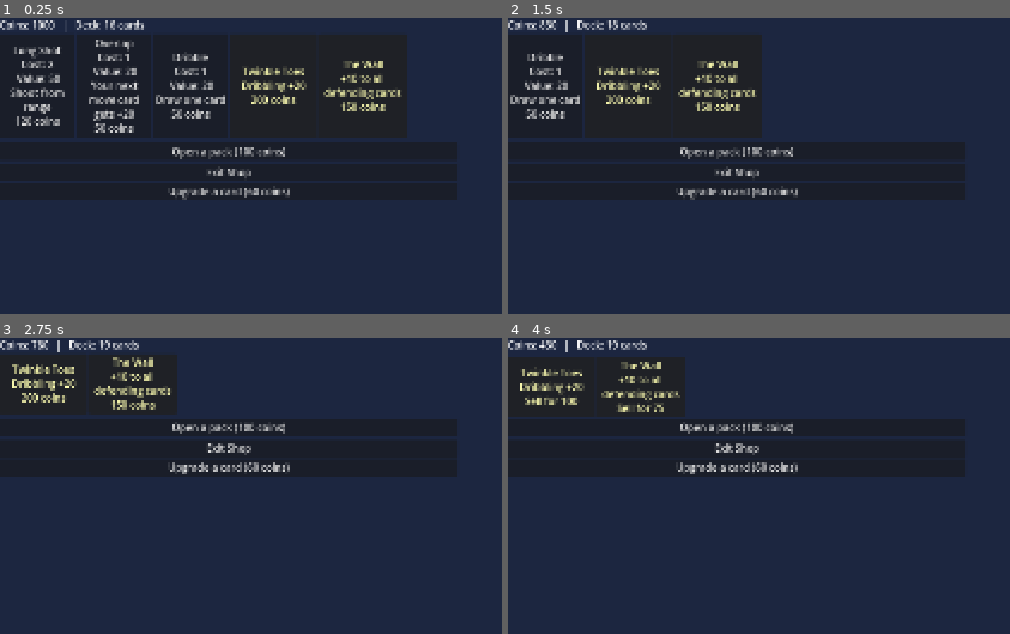
Above: before the commit, frames 1-4 (two rows, left to right).
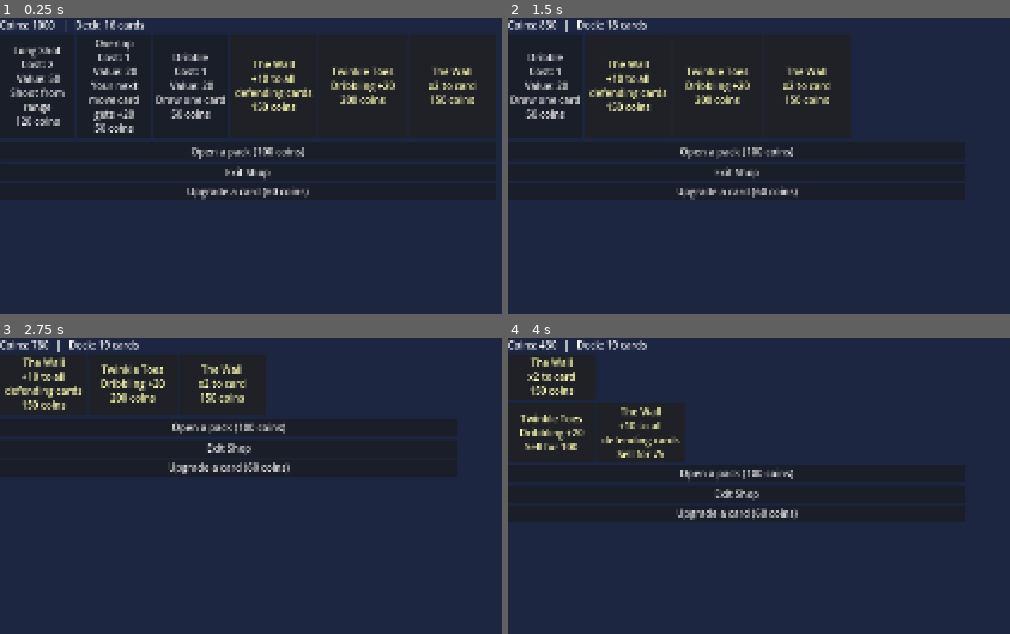
Above: after the commit, the same moments.

Repository: pauleverton/card-collection-test
Game: Godot game, scene res://Scenes/shop_screen.tscn
The game is run twice, just before and just after one commit, with the same random seed, the same clock (stepped at 60 frames per second) and the same inputs. This scene is started directly instead of the project's main scene.
Inputs:
- Up to frame 1 (0.25 s): no input
- Up to frame 2 (1.5 s): click "Overlap Cost: 1 Value: 20 You…" at 0.5 s; click "Long Shot Cost: 2 Value: 50 S…" at 1.25 s
- Up to frame 3 (2.75 s): click "Dribble Cost: 1 Value: 20 Dra…" at 2 s
- Up to frame 4 (4 s): click "Twinkle Toes Dribbling +20 20…" at 2.75 s; click "The Wall +10 to all defending…" at 3.5 s

The runs differ from the first frame. In frame 1, 9.8% of the frame differs, in the area x 33-99%, y 5-62%; in frame 2, 8.7%; in frame 3, 6.2%; in frame 4, 7.6%.

Commit message:
Multiplier added

Diff:
--- /dev/null
+++ b/Resources/Players/test_mult.tres
@@ -0,0 +1,12 @@
+[gd_resource type="Resource" script_class="PlayerCard" format=3 uid="uid://lpxgbgko1m27"]
+
+[ext_resource type="Script" uid="uid://b8dxl7yvw3hj" path="res://Scripts/player_card.gd" id="1_kgfb6"]
+
+[resource]
+script = ExtResource("1_kgfb6")
+display_name = "The Wall"
+description = "x2 to card"
+boosts_type = "defending"
+multiplier = 2.0
+multiplies = "card"
+metadata/_custom_type_script = "uid://b8dxl7yvw3hj"
--- a/Resources/Players/the_wall.tres
+++ b/Resources/Players/the_wall.tres
@@ -7,4 +7,5 @@
 display_name = "The Wall"
 description = "+10 to all defending cards"
 boosts_type = "defending"
+bonus = 10
 metadata/_custom_type_script = "uid://b8dxl7yvw3hj"
--- a/Scripts/match_rules.gd
+++ b/Scripts/match_rules.gd
@@ -117,7 +117,9 @@
 	return _odds_to_beat(quality, _our_keeper_pile, OUR_KEEPER_DECK)
 
 func power_of(card: ActionCard) -> int:
-	return card.base_value + next_bonus + RunState.squad_bonus(card)
+	var value := card.base_value * RunState.squad_multiplier(card, "card")
+	var total := (value + next_bonus + RunState.squad_bonus(card)) * RunState.squad_multiplier(card, "total")
+	return roundi(total)
 
 ## Can this card be played in the current possession?
 func is_right_phase(card: ActionCard) -> bool:
--- a/Scripts/match_screen.gd
+++ b/Scripts/match_screen.gd
@@ -49,9 +49,8 @@
 	## Squad players who boost this card react one after another.
 	var delay := 0.0
 	for ui in squad_bar.get_children():
-		var bonus: int = ui.player.bonus_for(card)
-		if bonus > 0:
-			ui.react(bonus, delay)
+		if ui.player.affects(card):
+			ui.react(ui.player.effect_label(), delay)
 			delay += 0.25
 	_after_action(events)
 
--- a/Scripts/player_card.gd
+++ b/Scripts/player_card.gd
@@ -4,18 +4,38 @@
 
 @export var display_name: String = ""
 @export_multiline var description: String = ""
-@export_enum("common","uncommon","rare","special") var rarity:String="common"
+@export_enum("common","uncommon","rare","special") var rarity: String = "common"
 @export var boosts_type: String = "any"
 @export var boosts_tags: String = "any"
-@export var bonus: int = 10
+@export var bonus: int = 0
+@export var multiplier: float = 1.0
+## "card" = multiplies only the card's own value; "total" = multiplies everything, bonuses included.
+@export_enum("card", "total") var multiplies: String = "total"
+
+## Does this player care about this card at all? (type and tag filters)
+func applies_to(card: ActionCard) -> bool:
+	if boosts_type != "any" and card.card_type != boosts_type:
+		return false
+	if boosts_tags != "any" and card.tag != boosts_tags:
+		return false
+	return true
 
 ## How much this player adds to a given card.
 func bonus_for(card: ActionCard) -> int:
-	if boosts_type != "any" and card.card_type != boosts_type:
-		return 0
-	if boosts_tags != "any" and card.tag != boosts_tags:
-		return 0
-	return bonus
+	return bonus if applies_to(card) else 0
+
+## True if this player changes this card in any way (bonus or multiplier).
+func affects(card: ActionCard) -> bool:
+	return applies_to(card) and (bonus != 0 or multiplier != 1.0)
+
+## Short text for the reaction pop-up, e.g. "+10", "×2" or "+10 ×1.5".
+func effect_label() -> String:
+	var parts: PackedStringArray = []
+	if bonus != 0:
+		parts.append("+%d" % bonus)
+	if multiplier != 1.0:
+		parts.append("×" + String.num(multiplier))
+	return " ".join(parts)
 
 ## Dropdowns built from the same lists as the cards, plus "any".
 func _validate_property(property: Dictionary) -> void:
--- a/Scripts/player_card_view.gd
+++ b/Scripts/player_card_view.gd
@@ -16,11 +16,11 @@
 
 
 ## Pop + wiggle, then float the bonus number. `delay` lets several players go in turn.
-func react(amount: int, delay: float) -> void:
+func react(label_text: String, delay: float) -> void:
 	pivot_offset = size / 2                     ## grow/rotate from the centre, not the top-left
 	var t := create_tween()
 	t.tween_interval(delay)                     ## wait for our turn
-	t.tween_callback(_float_number.bind(amount))
+	t.tween_callback(_float_number.bind(label_text))
 	t.tween_property(self, "scale", Vector2(1.2, 1.2), 0.1) \
 			.set_trans(Tween.TRANS_BACK).set_ease(Tween.EASE_OUT)
 	t.tween_property(self, "rotation_degrees", 6.0, 0.06)
@@ -28,9 +28,9 @@
 	t.tween_property(self, "rotation_degrees", 0.0, 0.06)
 	t.parallel().tween_property(self, "scale", Vector2.ONE, 0.15)
 
-func _float_number(amount: int) -> void:
+func _float_number(label_text: String) -> void:
 	var label := Label.new()
-	label.text = "+%d" % amount
+	label.text = label_text
 	label.add_theme_font_size_override("font_size", 40)
 	label.add_theme_color_override("font_color", Color(0.4, 1.0, 0.4))
 	label.position = Vector2(size.x / 2 - 20, -20)
--- a/Scripts/run_state.gd
+++ b/Scripts/run_state.gd
@@ -36,7 +36,8 @@
 
 const PLAYER_POOL:= [
 	"res://Resources/Players/the_wall.tres",
-	"res://Resources/Players/twinkle_toes.tres"]
+	"res://Resources/Players/twinkle_toes.tres",
+	"res://Resources/Players/test_mult.tres"]
 
 var deck: Array = []
 var matches_played := 0
@@ -97,11 +98,19 @@
 		total += player.bonus_for(card)
 	return total
 
+## All matching multipliers for this card, multiplied together. scope is "card" or "total".
+func squad_multiplier(card: ActionCard, scope: String) -> float:
+	var total := 1.0
+	for p in squad:
+		if p.applies_to(card) and p.multiplies == scope:
+			total *= p.multiplier
+	return total
+
 ## Names of the players who boost this card (for showing it on screen).
 func squad_helpers(card: ActionCard) -> PackedStringArray:
 	var names: PackedStringArray = []
 	for p in squad:
-		if p.bonus_for(card) > 0:
+		if p.affects(card):
 			names.append(p.display_name)
 	return names
 
